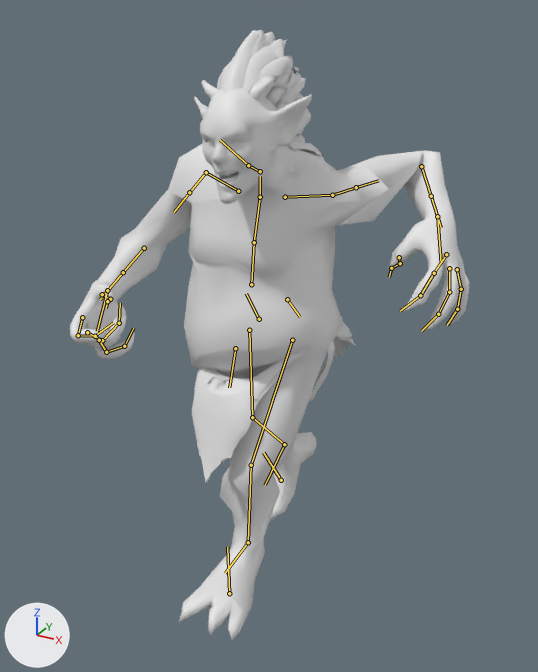
The glTF model assets_dev/worlds/mm7/models/mm7_m461.glb: old version first, new version second.
Before and after are seen from a 50 mm lens placed at (1.011, -1.777, 1.854), pointed at (0.008, 0.047, 0.943). Lighting does not change. The marker at lower left points along +X, +Y and +Z. The older version comes first. Both versions are drawn at frame 4 of the action 'Running'; the numbers are the values there. The bones that change, and the others that lie on the model, are drawn over the model as lines.

Objects in the first picture: 'TrollPeasant'.
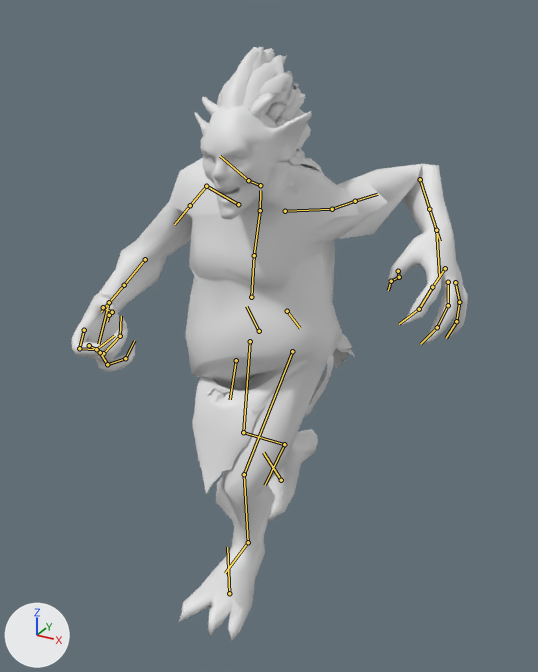
The change, as a diff of the scene's bpy script:
```diff
--- a/assets_dev/worlds/mm7/models/mm7_m461.glb.py
+++ b/assets_dev/worlds/mm7/models/mm7_m461.glb.py
@@ bone_b_pelvis @@
 bone_b_pelvis = bpy.data.objects['Rig'].pose.bones['B_Pelvis']
-bone_b_pelvis.location = (-0.05, 0.13, 0.001)
+bone_b_pelvis.location = (-0.036, 0.094, 0.001)
@@ bone_b_l_thigh @@
 bone_b_l_thigh = bpy.data.objects['Rig'].pose.bones['B_L_Thigh']  # child of 'B_Pelvis'
-bone_b_l_thigh.rotation_quaternion = (-0.938, 0.221, 0.197, 0.178)  # degrees (-23, -27, -16)
+bone_b_l_thigh.rotation_quaternion = (-0.921, 0.218, 0.21, 0.244)  # degrees (-20, -30, -24)
@@ bone_b_l_calf @@
 bone_b_l_calf = bpy.data.objects['Rig'].pose.bones['B_L_Calf']  # child of 'B_L_Thigh'
-bone_b_l_calf.rotation_quaternion = (0.982, 0.169, -0.083, -0.018)  # degrees (20, -9, -4)
+bone_b_l_calf.rotation_quaternion = (0.972, 0.172, -0.105, 0.117)  # degrees (19, -14, 11)
@@ bone_b_l_foot @@
 bone_b_l_foot = bpy.data.objects['Rig'].pose.bones['B_L_Foot']  # child of 'B_L_Calf'
-bone_b_l_foot.rotation_quaternion = (-0.981, -0.191, 0.023, 0.012)  # degrees (22, -2, -2)
+bone_b_l_foot.rotation_quaternion = (0.981, 0.182, -0.038, 0.055)  # degrees (21, -5, 5)
@@ bone_b_r_thigh @@
 bone_b_r_thigh = bpy.data.objects['Rig'].pose.bones['B_R_Thigh']  # child of 'B_Pelvis'
-bone_b_r_thigh.rotation_quaternion = (-0.974, -0.078, -0.08, -0.198)  # degrees (11, 7, 24)
+bone_b_r_thigh.rotation_quaternion = (0.983, 0.068, 0.081, 0.149)  # degrees (9, 8, 18)
@@ bone_b_r_calf @@
 bone_b_r_calf = bpy.data.objects['Rig'].pose.bones['B_R_Calf']  # child of 'B_R_Thigh'
-bone_b_r_calf.rotation_quaternion = (0.987, -0.131, 0.056, -0.071)  # degrees (-16, 5, -9)
+bone_b_r_calf.rotation_quaternion = (0.988, -0.118, 0.074, 0.07)  # degrees (-13, 9, 7)
@@ bone_b_r_foot @@
 bone_b_r_foot = bpy.data.objects['Rig'].pose.bones['B_R_Foot']  # child of 'B_R_Calf'
-bone_b_r_foot.rotation_quaternion = (-0.943, 0.188, -0.068, 0.265)  # degrees (-23, 2, -32)
+bone_b_r_foot.rotation_quaternion = (-0.961, 0.193, -0.088, 0.177)  # degrees (-24, 6, -22)
```

What differs and where, as boxes [x1, y1, x2, y2] in the pictures (538 x 672 px):
'TrollPeasant', posed
    before: [70, 30, 469, 641]
    after: [72, 47, 468, 641]
bone 'B_Pelvis', root to tip
    before: (259, 319) to (246, 293)
    after: (259, 331) to (246, 306)
bone 'B_L_Thigh', root to tip
    before: (292, 340) to (251, 465)
    after: (292, 351) to (244, 474)
bone 'B_L_Calf', root to tip
    before: (251, 465) to (248, 542)
    after: (244, 474) to (248, 542)
bone 'B_R_Thigh', root to tip
    before: (249, 330) to (252, 417)
    after: (250, 341) to (243, 432)
bone 'B_R_Calf', root to tip
    before: (252, 417) to (284, 444)
    after: (243, 432) to (284, 444)
